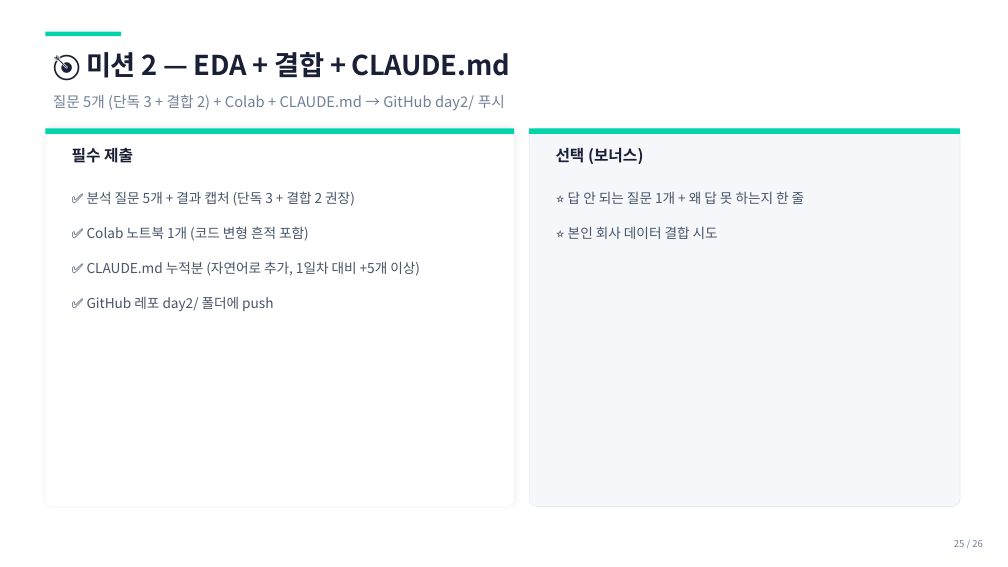
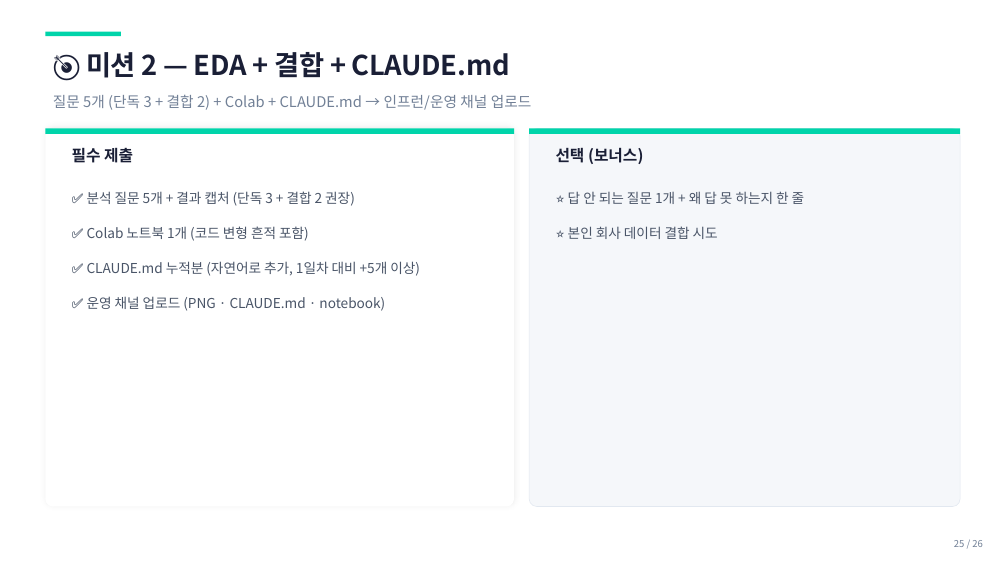
Before and after one commit to sujinpark-datapopcorn/inflearn_ccd_challenge, a slide deck: slide 25 of ppt/b2g_day2_eda.pptx. Drawn at 1008x567 pixels with LibreOffice and Linux fonts; fonts in the diff are those of the drawing. Boxes give left, top, right and bottom in pixels: in the first picture for what was removed or moved away, otherwise in the second. Text is boxed around its words. In the diff, an @@ line names an element or a change of style, - is before the commit and + after.

```diff
--- a/ppt/b2g_day2_eda.pptx
+++ b/ppt/b2g_day2_eda.pptx
@@ text at (x1=53, y1=95, x2=532, y2=110): text changed @@
-질문 5개 (단독 3 + 결합 2) + Colab + CLAUDE.md → GitHub day2/ 푸시
+질문 5개 (단독 3 + 결합 2) + Colab + CLAUDE.md → 인프런/운영 채널 업로드
@@ text at (x1=87, y1=296, x2=385, y2=311): text changed @@
-✅ GitHub 레포 day2/ 폴더에 push
+✅ 운영 채널 업로드 (PNG · CLAUDE.md · notebook)
```
Also in this commit, not shown: 7 other slides changed, 8 other files.
